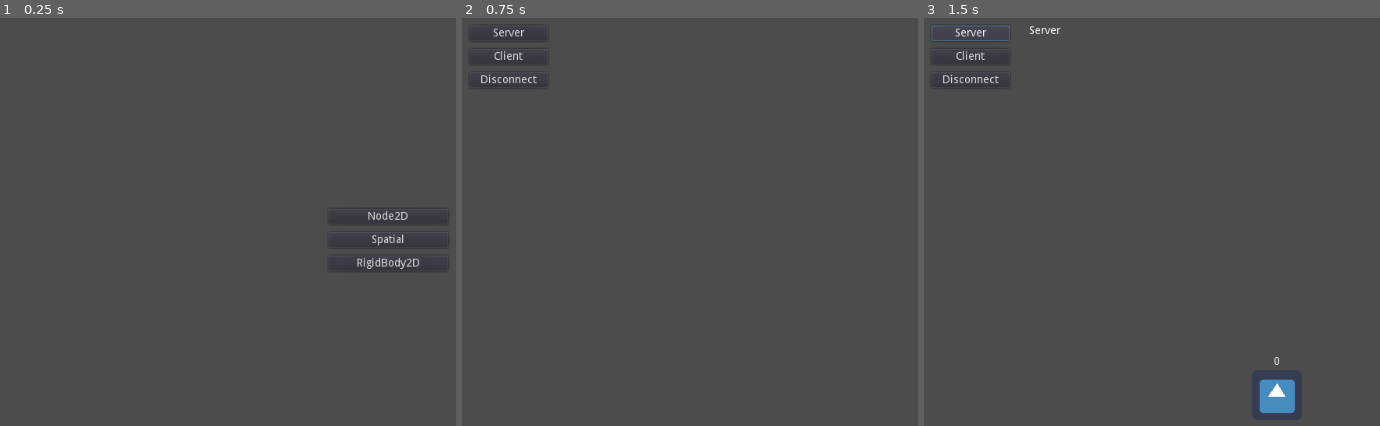
Above: before the commit, frames 1-3 (left to right).
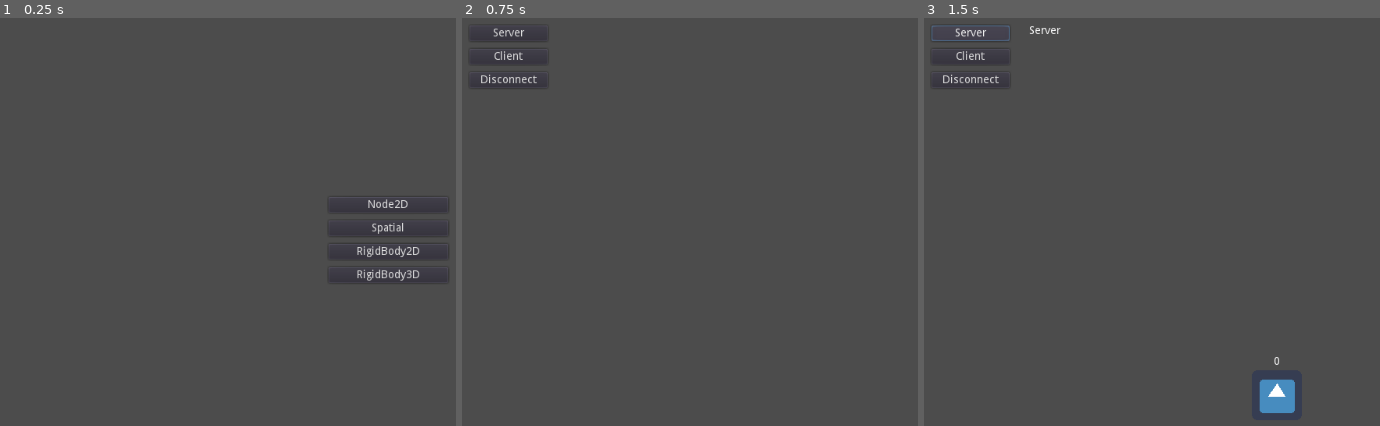
Above: after the commit, the same moments.

Repository: Razzeeyy/godot-networked-instancing-example
Game: Godot game, scene res://Main.tscn
Same seed, same stepped clock (60 frames per second), same inputs: the game is played once before the commit and once after it. The engine's default icon, where the game draws it, is replaced by a stand-in: a white triangle on a blue panel in a dark square.
Inputs:
- Up to frame 1 (0.25 s): no input
- Up to frame 2 (0.75 s): click "Node2D" at 0.5 s
- Up to frame 3 (1.5 s): click "Server" at 1.25 s

The runs differ from the first frame. In frame 1, 0.8% of the frame differs, in the area x 72-99%, y 44-65%; in frame 2, nothing differs; in frame 3, nothing differs.

Commit message:
rigid body 3d demo

Diff:
--- a/Main.tscn
+++ b/Main.tscn
@@ -20,22 +20,29 @@
 alignment = 1
 
 [node name="Node2DButton" type="Button" parent="VBoxContainer"]
-margin_top = 31.0
+margin_top = 16.0
 margin_right = 153.0
-margin_bottom = 51.0
+margin_bottom = 36.0
 text = "Node2D"
 
 [node name="SpatialButton" type="Button" parent="VBoxContainer"]
-margin_top = 61.0
+margin_top = 46.0
 margin_right = 153.0
-margin_bottom = 81.0
+margin_bottom = 66.0
 text = "Spatial"
 
 [node name="RigidBody2D" type="Button" parent="VBoxContainer"]
-margin_top = 91.0
+margin_top = 76.0
 margin_right = 153.0
-margin_bottom = 111.0
+margin_bottom = 96.0
 text = "RigidBody2D"
+
+[node name="RigidBody3D" type="Button" parent="VBoxContainer"]
+margin_top = 106.0
+margin_right = 153.0
+margin_bottom = 126.0
+text = "RigidBody3D"
 [connection signal="pressed" from="VBoxContainer/Node2DButton" to="." method="_on_Node2DButton_pressed"]
 [connection signal="pressed" from="VBoxContainer/SpatialButton" to="." method="_on_SpatialButton_pressed"]
 [connection signal="pressed" from="VBoxContainer/RigidBody2D" to="." method="_on_RigidBody2D_pressed"]
+[connection signal="pressed" from="VBoxContainer/RigidBody3D" to="." method="_on_RigidBody3D_pressed"]
--- /dev/null
+++ b/examples/rigid_body_3d/Avatar.tscn
@@ -0,0 +1,22 @@
+[gd_scene load_steps=4 format=2]
+
+[ext_resource path="res://examples/rigid_body_3d/avatar.gd" type="Script" id=1]
+[ext_resource path="res://addons/sync_sys/sync_rigid_body_3d.gd" type="Script" id=2]
+
+[sub_resource type="BoxShape" id=1]
+
+[node name="Avatar" type="RigidBody"]
+gravity_scale = 0.0
+script = ExtResource( 1 )
+
+[node name="SyncRigidBody3D" type="Node" parent="."]
+script = ExtResource( 2 )
+replicated = true
+interval = 0.1
+interpolate = true
+
+[node name="CSGBox" type="CSGBox" parent="."]
+
+[node name="CollisionShape" type="CollisionShape" parent="."]
+shape = SubResource( 1 )
+[connection signal="spawned" from="SyncRigidBody3D" to="." method="_on_SyncNode_spawned"]
--- /dev/null
+++ b/examples/rigid_body_3d/Main.tscn
@@ -0,0 +1,47 @@
+[gd_scene load_steps=2 format=2]
+
+[ext_resource path="res://examples/rigid_body_3d/main.gd" type="Script" id=1]
+
+[node name="Main" type="Control"]
+anchor_right = 1.0
+anchor_bottom = 1.0
+script = ExtResource( 1 )
+__meta__ = {
+"_edit_use_anchors_": false
+}
+
+[node name="VBoxContainer" type="VBoxContainer" parent="."]
+margin_left = 25.0
+margin_top = 25.0
+margin_right = 125.0
+margin_bottom = 83.0
+custom_constants/separation = 10
+
+[node name="ServerButton" type="Button" parent="VBoxContainer"]
+margin_right = 100.0
+margin_bottom = 20.0
+text = "Server"
+
+[node name="ClientButton" type="Button" parent="VBoxContainer"]
+margin_top = 30.0
+margin_right = 100.0
+margin_bottom = 50.0
+text = "Client"
+
+[node name="DisconnectButton" type="Button" parent="VBoxContainer"]
+margin_top = 60.0
+margin_right = 100.0
+margin_bottom = 80.0
+text = "Disconnect"
+
+[node name="Status" type="Label" parent="."]
+margin_left = 150.0
+margin_top = 25.0
+margin_right = 250.0
+margin_bottom = 50.0
+
+[node name="Camera" type="Camera" parent="."]
+transform = Transform( 1, 0, 0, 0, 0.707107, 0.707107, 0, -0.707107, 0.707107, 0, 10, 10 )
+[connection signal="pressed" from="VBoxContainer/ServerButton" to="." method="_on_ServerButton_pressed"]
+[connection signal="pressed" from="VBoxContainer/ClientButton" to="." method="_on_ClientButton_pressed"]
+[connection signal="pressed" from="VBoxContainer/DisconnectButton" to="." method="_on_DisconnectButton_pressed"]
--- /dev/null
+++ b/examples/rigid_body_3d/avatar.gd
@@ -0,0 +1,42 @@
+extends RigidBody
+
+export(float) var speed = 5
+
+onready var _sync = $SyncRigidBody3D
+onready var _box = $CSGBox
+
+
+func setup(spawn_position, color):
+	translation = spawn_position
+	_sync.data.color = color
+	_box.material = SpatialMaterial.new()
+	_box.material.albedo_color = color
+
+
+func _on_SyncNode_spawned(data):
+	_box.material = SpatialMaterial.new()
+	_box.material.albedo_color = _sync.data.color
+
+
+func _integrate_forces(state):
+	_sync.integrate_forces(state)
+
+
+func _physics_process(delta):
+	if !is_network_master():
+		return
+
+	var move = Vector3.ZERO
+
+	if Input.is_action_pressed("ui_up"):
+		move.z -= speed
+	if Input.is_action_pressed("ui_down"):
+		move.z += speed
+	if Input.is_action_pressed("ui_left"):
+		move.x -= speed
+		angular_velocity.y -= 3 * delta
+	if Input.is_action_pressed("ui_right"):
+		move.x += speed
+		angular_velocity.y += 3 * delta
+
+	linear_velocity += move * delta
--- /dev/null
+++ b/examples/rigid_body_3d/main.gd
@@ -0,0 +1,67 @@
+extends Control
+
+const AvatarScene = preload("Avatar.tscn")
+
+onready var sync_root = $"/root/SyncRoot"
+
+
+func _on_ServerButton_pressed():
+	sync_root.clear()
+	var peer = NetworkedMultiplayerENet.new()
+	peer.create_server(7331)
+	get_tree().multiplayer.network_peer = peer
+	multiplayer.connect("network_peer_connected", self, "_peer_connected")
+	multiplayer.connect("network_peer_disconnected", self, "_peer_disconnected")
+	$Status.text = "Server"
+	spawn_avatar()
+
+
+func _on_ClientButton_pressed():
+	sync_root.clear()
+	var peer = NetworkedMultiplayerENet.new()
+	peer.create_client("localhost", 7331)
+	get_tree().multiplayer.network_peer = peer
+	multiplayer.connect("connected_to_server", self, "_connected")
+	multiplayer.connect("server_disconnected", self, "_server_disconnected")
+	$Status.text = "Client"
+
+
+func _on_DisconnectButton_pressed():
+	sync_root.clear()
+	get_tree().multiplayer.network_peer.close_connection()
+	$Status.text = ""
+
+
+func _peer_connected(id):
+	sync_root.sync_client(id)
+
+
+func _peer_disconnected(id):
+	var avatar = sync_root.get_node_or_null(str(id))
+	if avatar:
+		sync_root.remove_child(avatar)
+
+
+func _connected():
+	rpc("spawn_avatar")
+
+
+func _server_disconnected():
+	sync_root.clear()
+	$Status.text = ""
+
+
+master func spawn_avatar():
+	var id = multiplayer.get_rpc_sender_id()
+
+	var host_call = multiplayer.is_network_server() && id == 0
+	if host_call:
+		id = 1
+
+	var avatar = AvatarScene.instance()
+	sync_root.add_child(avatar)
+	avatar.name = str(id)
+	avatar.set_network_master(id)
+	var position = Vector3(randi()%10, 0, randi()%10)
+	var color = Color(randf(), randf(), randf(), 1.0)
+	avatar.setup(position, color)
--- a/main.gd
+++ b/main.gd
@@ -1,8 +1,4 @@
 extends Control
-
-
-func _ready():
-	randomize()
 
 
 func _on_Node2DButton_pressed():
@@ -15,3 +11,7 @@
 
 func _on_RigidBody2D_pressed():
 	get_tree().change_scene("examples/rigid_body_2d/Main.tscn")
+
+
+func _on_RigidBody3D_pressed():
+	get_tree().change_scene("examples/rigid_body_3d/Main.tscn")
